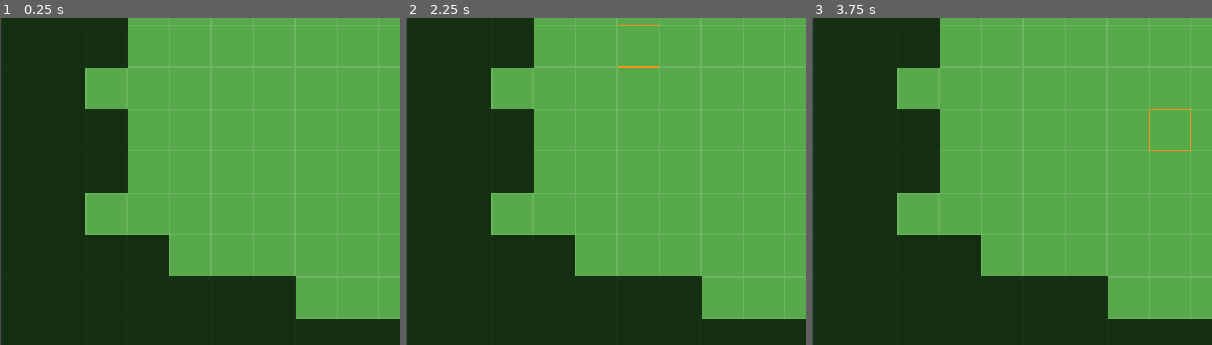
Above: before the commit, frames 1-3 (left to right).
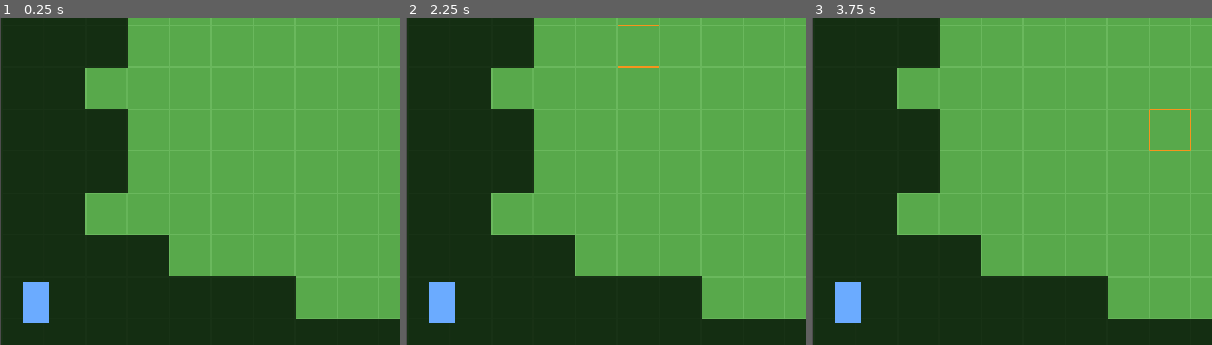
Above: after the commit, the same moments.

Repository: KittyCatGamer123/herogrid-game
Game: Godot game, scene res://Prototyping/Scenes/TestingScene/testing_scene.tscn
Two runs of this game, one before a commit and one after it. Both use one fixed random seed, a clock stepped at 60 frames per second and the inputs below.
Inputs (mouse positions are % of the whole screen's width and height, from its top left):
- Up to frame 1 (0.25 s): no input
- Up to frame 2 (2.25 s): click "RUN" at 0.5 s; tap Enter at 1.25 s; move the mouse to (72, 45) at 1.27 s; hold Right (ui_right) 1.28-2.03 s; click (72, 45) at 1.42 s; tap Space at 2 s; move the mouse to (30, 55) at 2.02 s; hold Down (ui_down) from 2.03 s (still down); click (30, 55) at 2.17 s
- Up to frame 3 (3.75 s): tap Enter at 2.75 s; move the mouse to (60, 28) at 2.77 s; release Down (ui_down) at 2.78 s; hold Right (ui_right) 2.78-3.53 s; click (60, 28) at 2.92 s; tap Space at 3.5 s; move the mouse to (45, 70) at 3.52 s; hold Up (ui_up) from 3.53 s (still down); click (45, 70) at 3.67 s
The pictures show only the part of the screen within x 0-50%, y 50-100%; the shares and areas given below are measured in that part.

The runs differ from the first frame. In frame 1, 0.8% of the frame differs, in the area x 5-13%, y 80-94%; in frame 2, 0.8%; in frame 3, 0.8%.

Commit message:
Prototyping Development v2

Diff:
--- a/Prototyping/Scenes/TestingScene/Queue/Queue.gd
+++ b/Prototyping/Scenes/TestingScene/Queue/Queue.gd
@@ -1,6 +1,18 @@
-extends Control
+extends Button
+
+var game_ref: GameTest
+var path = []
 
 func init(gameref: GameTest, hero: GameTest.HEROS, steps: int):
+	game_ref = gameref
 	$ColorIcon.color = gameref.HeroRules[hero]["color"]
 	$Title.text = gameref.HeroRules[hero]["name"]
 	$Steps.text = str(steps, " Steps")
+
+func mouse_enter() -> void:
+	if not game_ref.run_mode_active:
+		game_ref.drawn_path = path
+
+func mouse_exit() -> void:
+	if not game_ref.run_mode_active:
+		game_ref.drawn_path = []
--- a/Prototyping/Scenes/TestingScene/Queue/Queue.tscn
+++ b/Prototyping/Scenes/TestingScene/Queue/Queue.tscn
@@ -5,10 +5,10 @@
 [sub_resource type="LabelSettings" id="LabelSettings_btmwo"]
 font_size = 23
 
-[node name="Queue" type="Control" unique_id=919784141]
+[node name="Queue" type="Button" unique_id=1621885416]
 custom_minimum_size = Vector2(220, 60)
-layout_mode = 3
-anchors_preset = 0
+offset_right = 220.0
+offset_bottom = 60.0
 script = ExtResource("1_2m8ww")
 
 [node name="ColorIcon" type="ColorRect" parent="." unique_id=339907658]
@@ -43,3 +43,6 @@
 grow_horizontal = 2
 grow_vertical = 2
 text = "15 Steps"
+
+[connection signal="mouse_entered" from="." to="." method="mouse_enter"]
+[connection signal="mouse_exited" from="." to="." method="mouse_exit"]
--- a/Prototyping/Scenes/TestingScene/path_drawer.gd
+++ b/Prototyping/Scenes/TestingScene/path_drawer.gd
@@ -2,7 +2,7 @@
 
 @onready var gamescene = $".."
 
-func _process(delta: float) -> void:
+func _process(_delta: float) -> void:
 	queue_redraw()
 
 func _draw() -> void:
--- a/Prototyping/Scenes/TestingScene/testing_scene.gd
+++ b/Prototyping/Scenes/TestingScene/testing_scene.gd
@@ -4,8 +4,8 @@
 enum HEROS { WARRIOR, LUMBERJACK, ARCHER, MINER }
 var HeroRules = {
 	HEROS.WARRIOR: { "color": Color("6babff"), "name": "Warrior" },
-	HEROS.LUMBERJACK: { "color": Color("ff6b8e"),  "name": "Lumberjack" },
-	HEROS.ARCHER: { "color": Color("75ff6b"),  "name": "Archer" },
+	HEROS.LUMBERJACK: { "color": Color("ff6b8e"), "name": "Lumberjack" },
+	HEROS.ARCHER: { "color": Color("75ff6b"), "name": "Archer" },
 	HEROS.MINER: { "color": Color("ffba6b"), "name": "Miner" },
 }
 
@@ -17,15 +17,18 @@
 var current_hover_position := Vector2i(-100, -100)
 
 var full_path_queue = []
+var run_mode_active: bool = false
+@onready var char_warrior = $Warrior
 
 var drawn_path := []
 var drawing_path_active: bool = false
 @onready var confirm_path_button: Button = $"../Interface/UI/ConfirmPath"
+@onready var start_path_button: Button = $"../Interface/UI/Start"
 
 func _ready() -> void:
 	tilemap_highlight_atlas = tilemap_highlight.tile_set.get_source_id(0)
 
-func _process(delta: float) -> void:
+func _process(_delta: float) -> void:
 	if Input.is_action_pressed("ui_right"):
 		gamecamera.position.x += 10
 	if Input.is_action_pressed("ui_left"):
@@ -44,18 +47,20 @@
 			current_hover_position = cell
 			update_hover_position()
 
-		if drawing_path_active:
+		if drawing_path_active and (not run_mode_active):
 			add_cell_to_path(current_hover_position)
 
 	if event is InputEventMouseButton:
 		# Awful bad stupid code
-		if confirm_path_button.get_global_rect().has_point(event.position):
+		if control_node_clicked(confirm_path_button, event):
+			return
+		if control_node_clicked(start_path_button, event):
 			return
 
 		if event.button_index == MOUSE_BUTTON_LEFT:
 			drawing_path_active = event.pressed
 
-			if drawing_path_active:
+			if drawing_path_active and (not run_mode_active):
 				drawn_path.clear()
 				add_cell_to_path(current_hover_position)
 				confirm_path_button.visible = false
@@ -120,6 +125,30 @@
 
 	var qi = queue_item_scene.instantiate()
 	$"../Interface/UI/QueuePanel/ScrollContainer/Queue".add_child(qi)
+	qi.path = drawn_path
 	qi.init(self, HEROS.WARRIOR, len(drawn_path))
 
 	drawn_path = []
+
+func control_node_clicked(node, event) -> bool:
+	return node.get_global_rect().has_point(event.position)
+
+func start_pressed() -> void:
+	if len(full_path_queue) < 1:
+		return
+
+	run_mode_active = true
+	start_path_button.disabled = true
+	drawn_path = []
+	confirm_path_button.visible = false
+	run_simulation()
+
+func run_simulation() -> void:
+	char_warrior.position = full_path_queue[0][0]
+	for path in full_path_queue:
+		for next_position in path:
+			var tween = create_tween()
+			var pos = tilemap_ground.map_to_local(next_position)
+			await tween.tween_property(char_warrior, "position", pos, 0.3).finished
+			await get_tree().create_timer(0.2).timeout
+		await get_tree().create_timer(0.65).timeout
--- a/Prototyping/Scenes/TestingScene/testing_scene.tscn
+++ b/Prototyping/Scenes/TestingScene/testing_scene.tscn
@@ -45,6 +45,14 @@
 limit_top = 0
 limit_right = 2432
 limit_bottom = 2042
+
+[node name="Warrior" type="StaticBody2D" parent="TestingScene" unique_id=83234159]
+position = Vector2(105, 1908)
+metadata/_edit_group_ = true
+
+[node name="Polygon2D" type="Polygon2D" parent="TestingScene/Warrior" unique_id=557988349]
+color = Color(0.41960785, 0.67058825, 1, 1)
+polygon = PackedVector2Array(-40, -100, 40, -100, 40, 25, -40, 25)
 
 [node name="Interface" type="CanvasLayer" parent="." unique_id=2128380039]
 
@@ -117,4 +125,5 @@
 offset_bottom = 769.0
 text = "CREATE PATH"
 
+[connection signal="pressed" from="Interface/UI/Start" to="TestingScene" method="start_pressed"]
 [connection signal="pressed" from="Interface/UI/ConfirmPath" to="TestingScene" method="on_confirm_path_pressed"]
